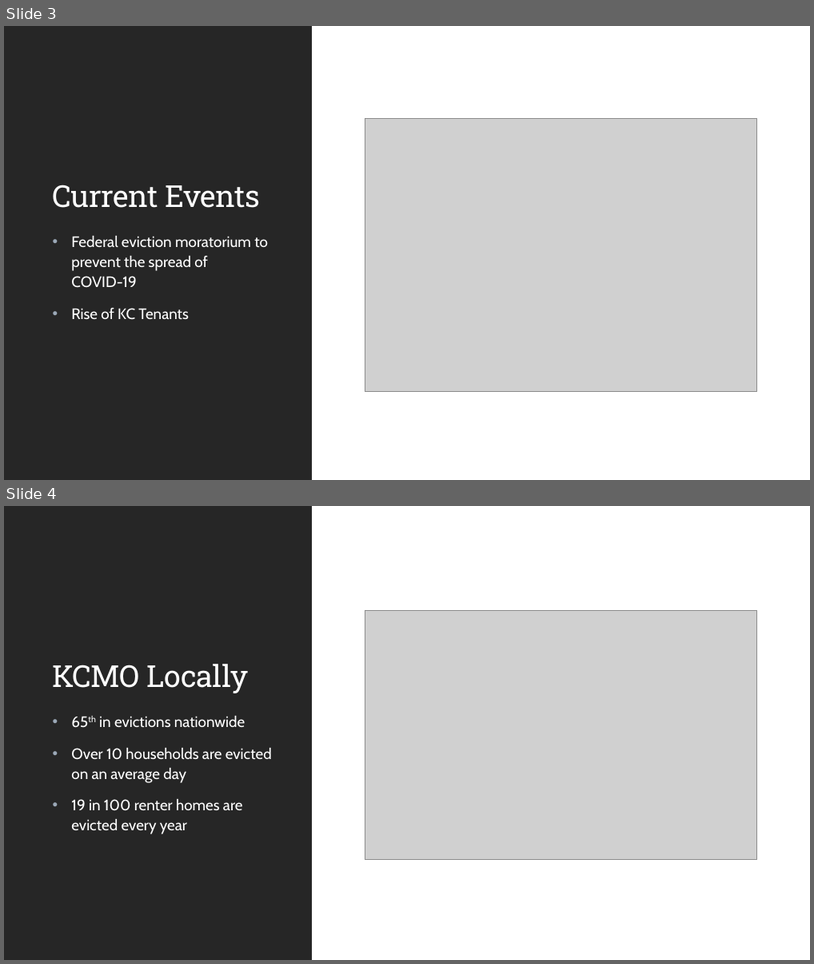
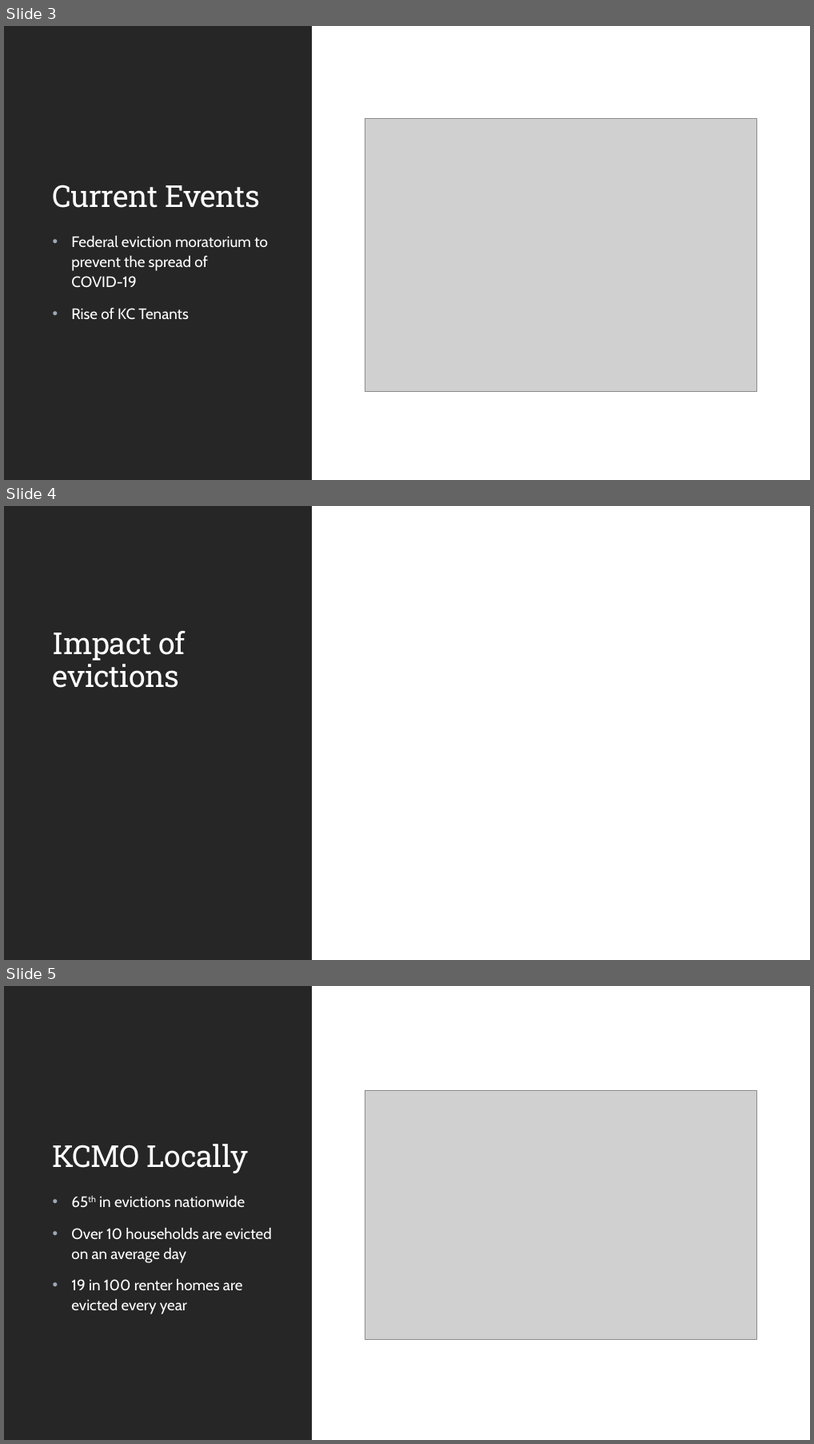
Before and after one commit to CecilyGriffin/EvictionPrediction, a slide deck: EvictionPrediction.pptx. Shown one above the other, each under a label of ours: slides 3 and 4 before the commit, slides 3, 4 and 5 after it. The pictures are 814x964 and 814x1444 pixels, drawn with LibreOffice and Linux fonts; fonts in the diff are those of the drawing; grey boxes stand for pictures. Boxes give left, top, right and bottom in pixels: in the first picture for what was removed or moved away, otherwise in the second. Text is boxed around its words. In the diff, an @@ line names an element or a change of style, - is before the commit and + after.

```diff
--- a/EvictionPrediction.pptx
+++ b/EvictionPrediction.pptx
@@ slide 4 added at box(4, 506, 810, 960), background #FFFFFF; not listed: 1 template element that a slide beside it also shows @@
@@ title added at box(53, 631, 185, 688), 36 pt, text #FFFFFF @@
+Impact of evictions
@@ what was slide 4 is now slide 5 @@
```
Also in this commit, not shown: 3 slides changed.
